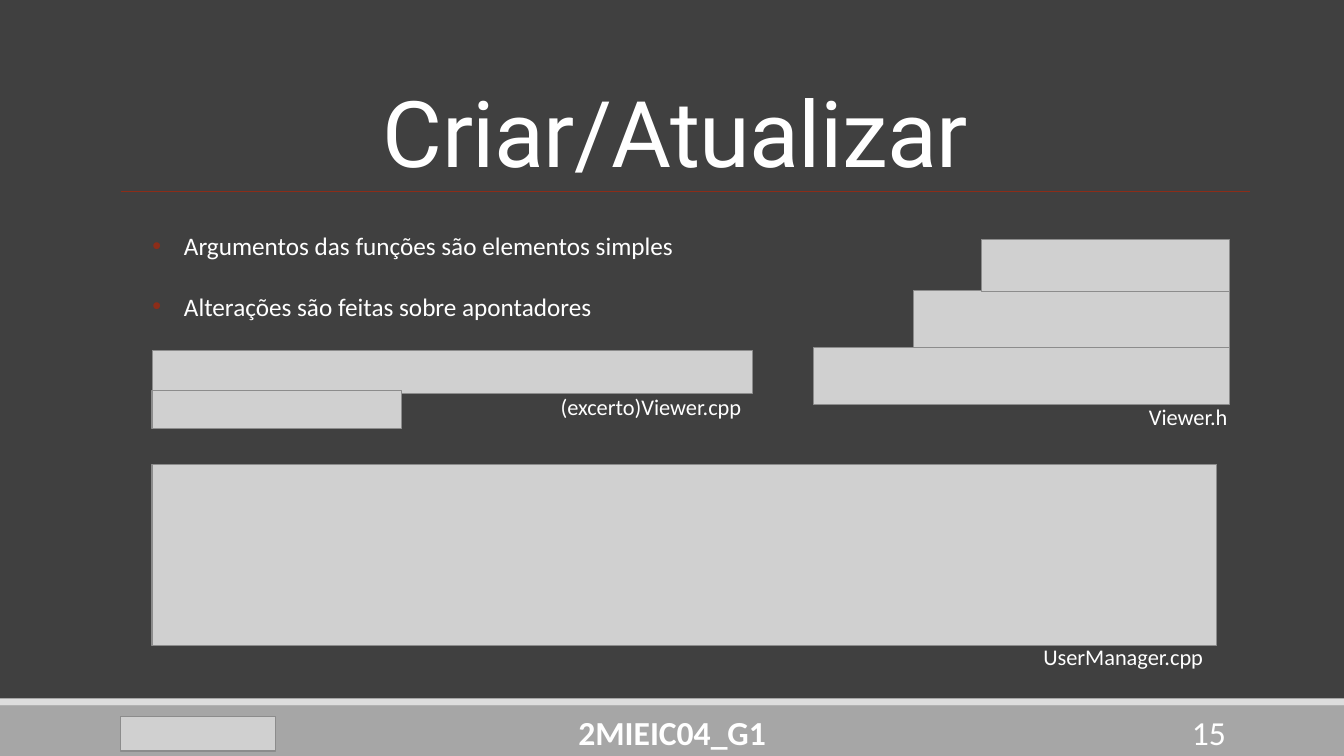
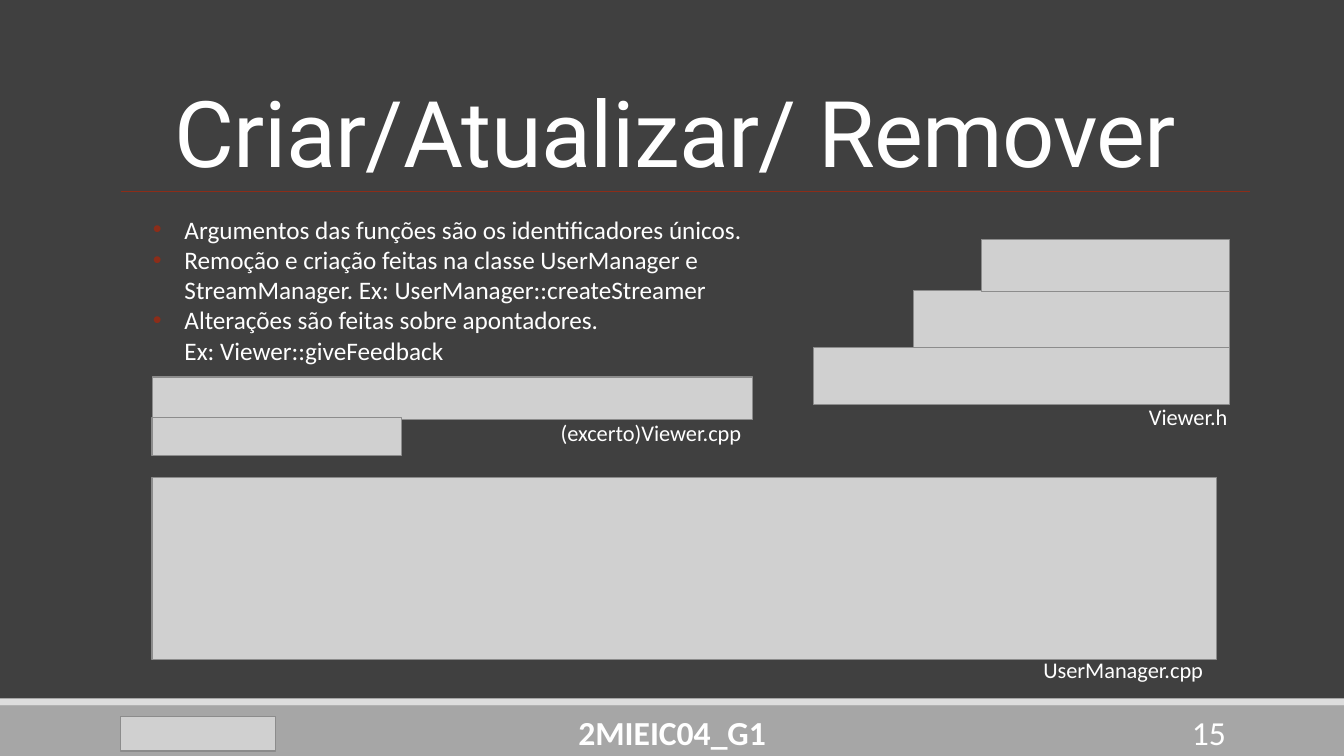
Before and after one commit to DoStini/FEUP-AEDA-proj, a slide deck: slide 15 of StreamZ_Apresentation4.pptx. Drawn at 1344x756 pixels with LibreOffice and Linux fonts; fonts in the diff are those of the drawing; grey boxes stand for pictures. Boxes give left, top, right and bottom in pixels: in the first picture for what was removed or moved away, otherwise in the second. Text is boxed around its words. In the diff, an @@ line names an element or a change of style, - is before the commit and + after.

```diff
--- a/StreamZ_Apresentation4.pptx
+++ b/StreamZ_Apresentation4.pptx
@@ title at (175,98,1176,173): text changed @@
-Criar/Atualizar
+Criar/Atualizar/ Remover
@@ text at (184,221,741,365): text changed @@
-• Argumentos das funções são elementos simples
-• Alterações são feitas sobre apontadores
+• Argumentos das funções são os identificadores únicos.
+• Remoção e criação feitas na classe UserManager e StreamManager. Ex: UserManager::createStreamer
+• Alterações são feitas sobre apontadores. Ex: Viewer::giveFeedback
@@ 2 pictures, 1 text: place and size @@
-2 pictures, 1 text at (152,351,753,430)
+2 pictures, 1 text at (152,377,753,456)
@@ picture: place and size @@
-picture at (152,465,1217,646)
+picture at (152,478,1217,659)
@@ text "UserManager.cpp": place and size @@
-text "UserManager.cpp" at (1043,650,1203,669)
+text "UserManager.cpp" at (1043,663,1203,682)
```
Also in this commit, not shown: 9 other slides changed, 1 slide added, 2 slides removed.
